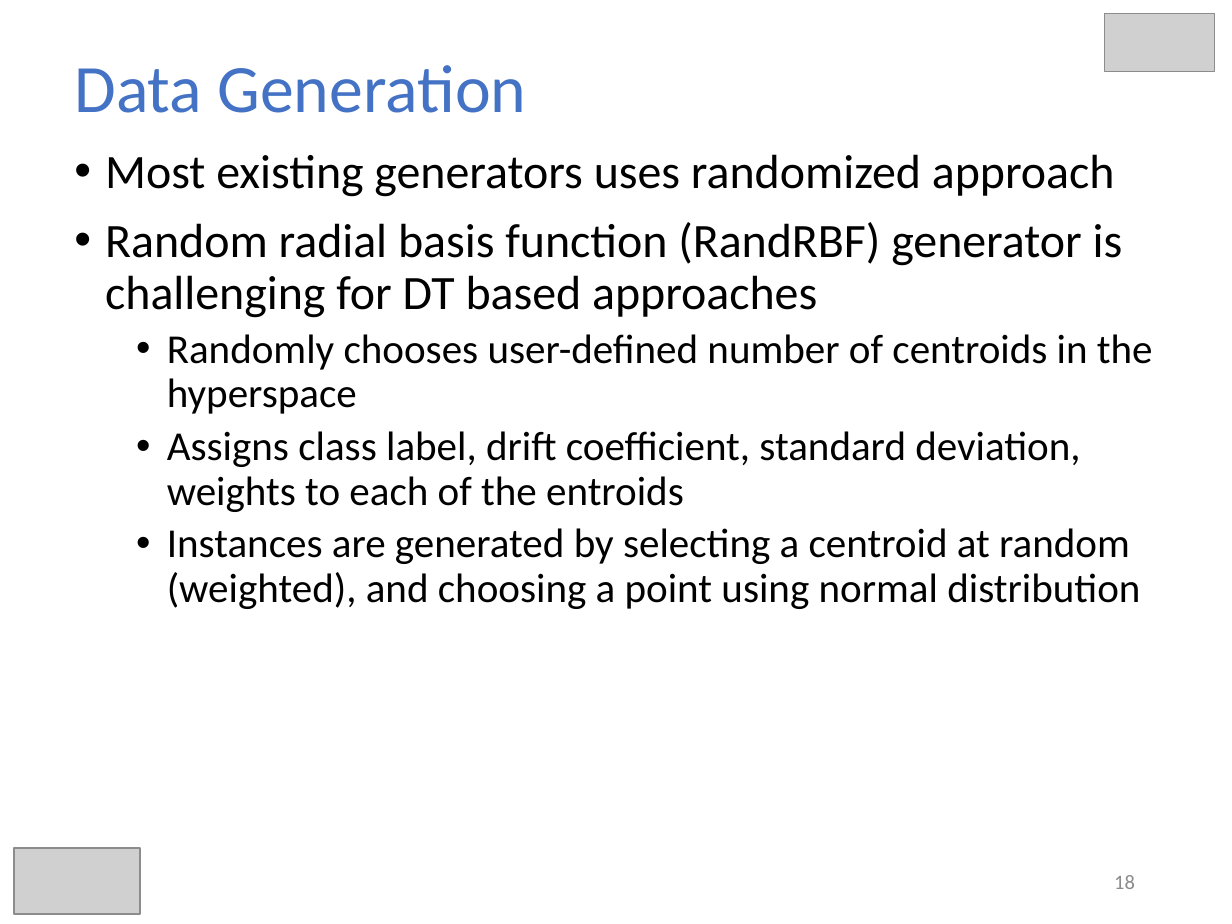
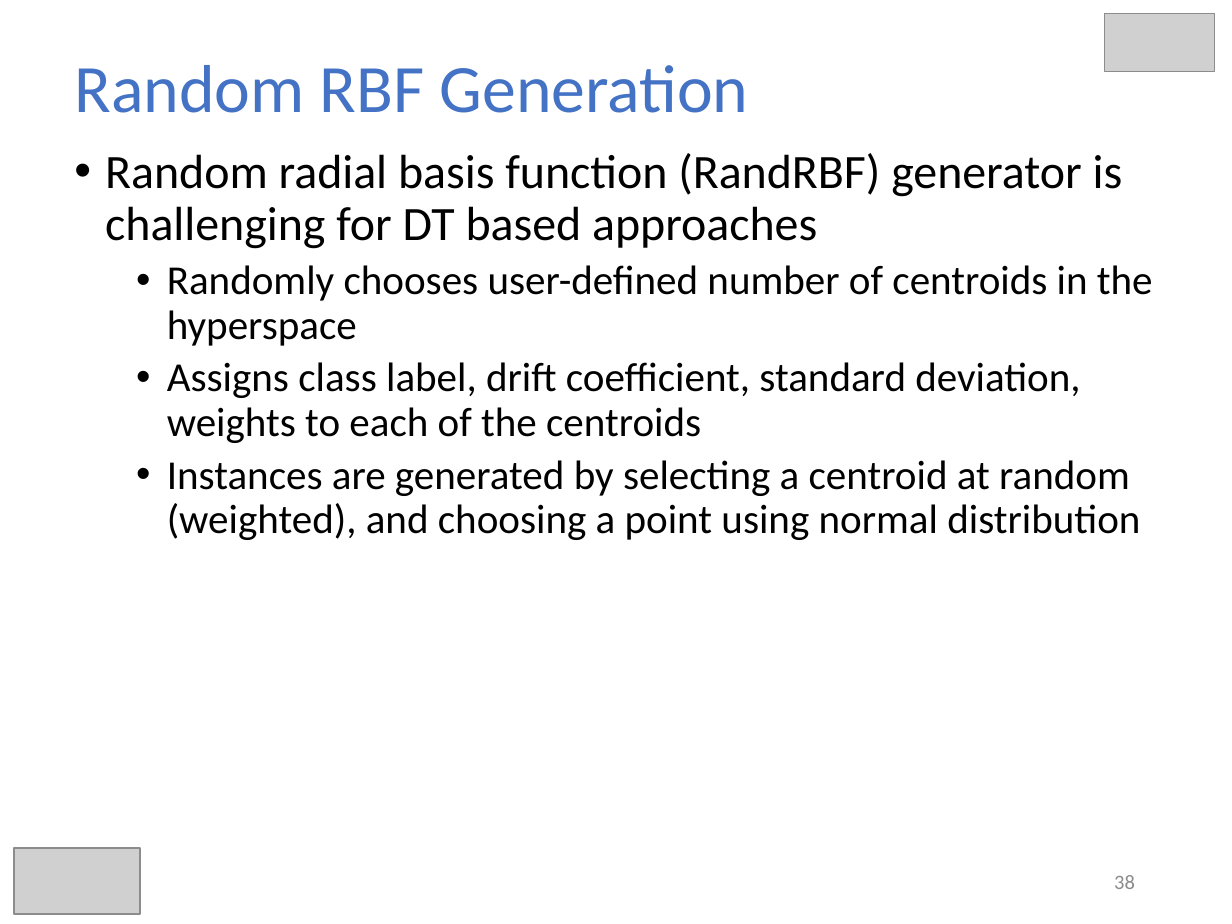
Before and after one commit to hmsgit/minestream, a slide deck: slide 38 of presentation/thesis.pptx (slide 18 before the commit). Drawn at 1232x924 pixels with LibreOffice and Linux fonts; fonts in the diff are those of the drawing; grey boxes stand for pictures. Boxes give left, top, right and bottom in pixels: in the first picture for what was removed or moved away, otherwise in the second. Text is boxed around its words. In the diff, an @@ line names an element or a change of style, - is before the commit and + after.

```diff
--- a/presentation/thesis.pptx
+++ b/presentation/thesis.pptx
@@ title at [74,65,749,113]: text changed @@
-Data Generation
+Random RBF Generation
@@ text at [105,154,1115,197]: paragraph removed @@
-• Most existing generators uses randomized approach
@@ text at [167,362,1080,443]: text changed @@
-  • Assigns class label, drift coefficient, standard deviation, weights to each of the entroids
+  • Assigns class label, drift coefficient, standard deviation, weights to each of the centroids
@@ page number at [1114,875,1135,889]: text changed @@
-18
+38
```
Also in this commit, not shown: 18 other slides changed, 2 slides added.
